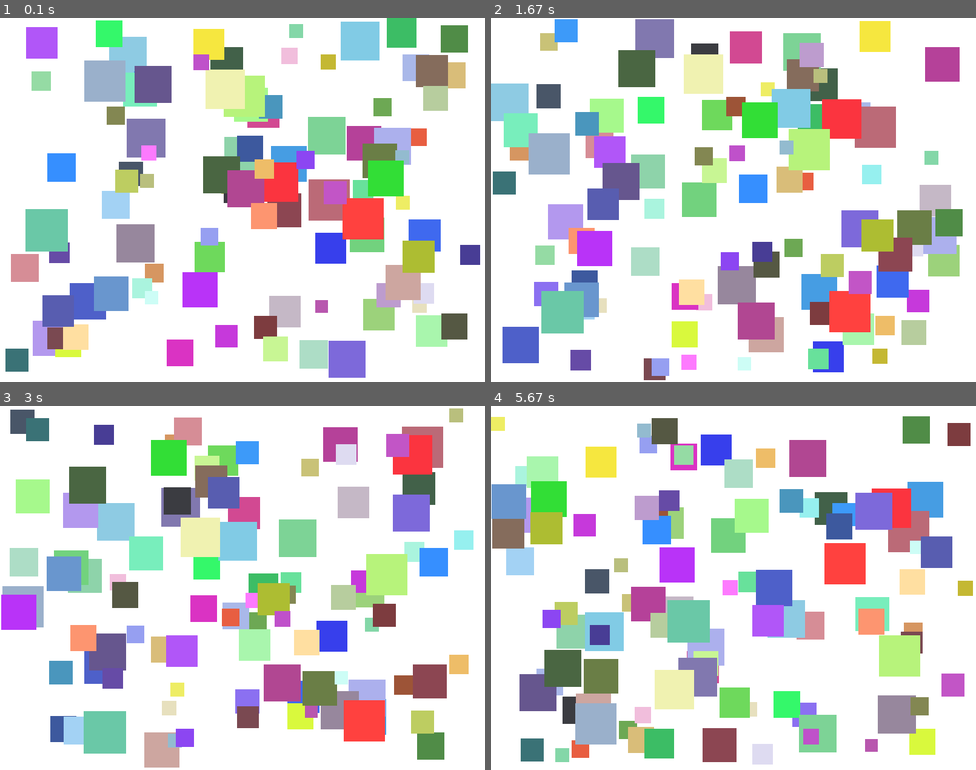
Above: before the commit, frames 1-4 (two rows, left to right).
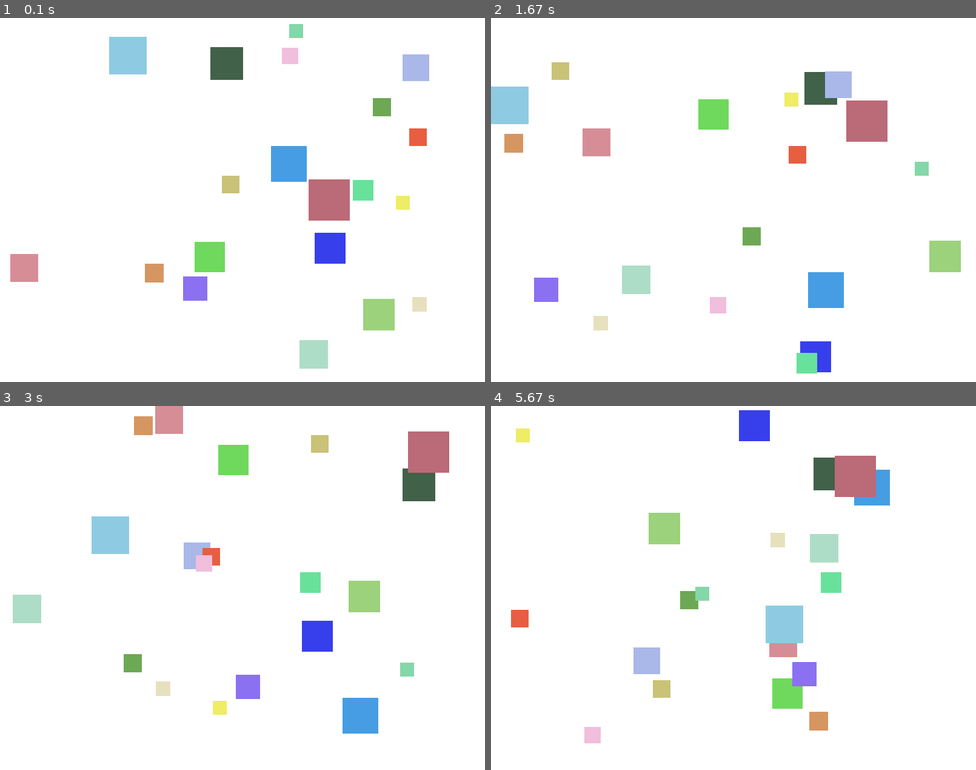
Above: after the commit, the same moments.

Repository: kangyoussef95-max/lab8-pygame
Game: pygame game, started from main.py
Two runs of this game, one before a commit and one after it. Both use one fixed random seed, a clock stepped at 60 frames per second and the inputs below.
Inputs:
- Up to frame 1 (0.1 s): no input
- Up to frame 2 (1.67 s): no input
- Up to frame 3 (3 s): no input
- Up to frame 4 (5.67 s): no input

The runs differ from the first frame. In frame 1, 31% of the frame differs, in the area x 1-99%, y 0-99%; in frame 2, 38%; in frame 3, 37%; in frame 4, 41%, in the area x 0-100%, y 1-99%.

Commit message:
Wrote the MY_NOTES.md for the fleeing feature

Diff:
--- a/main.py
+++ b/main.py
@@ -12,7 +12,7 @@
 MAX_SQUARE_SIZE = 70
 MIN_SPEED = 1.5
 MAX_SPEED = 7.0
-NUM_SQUARES = 100
+NUM_SQUARES = 20
 FPS = 60
 JITTER_ENABLED = True
 
Not shown, added: MY_NOTES.md
